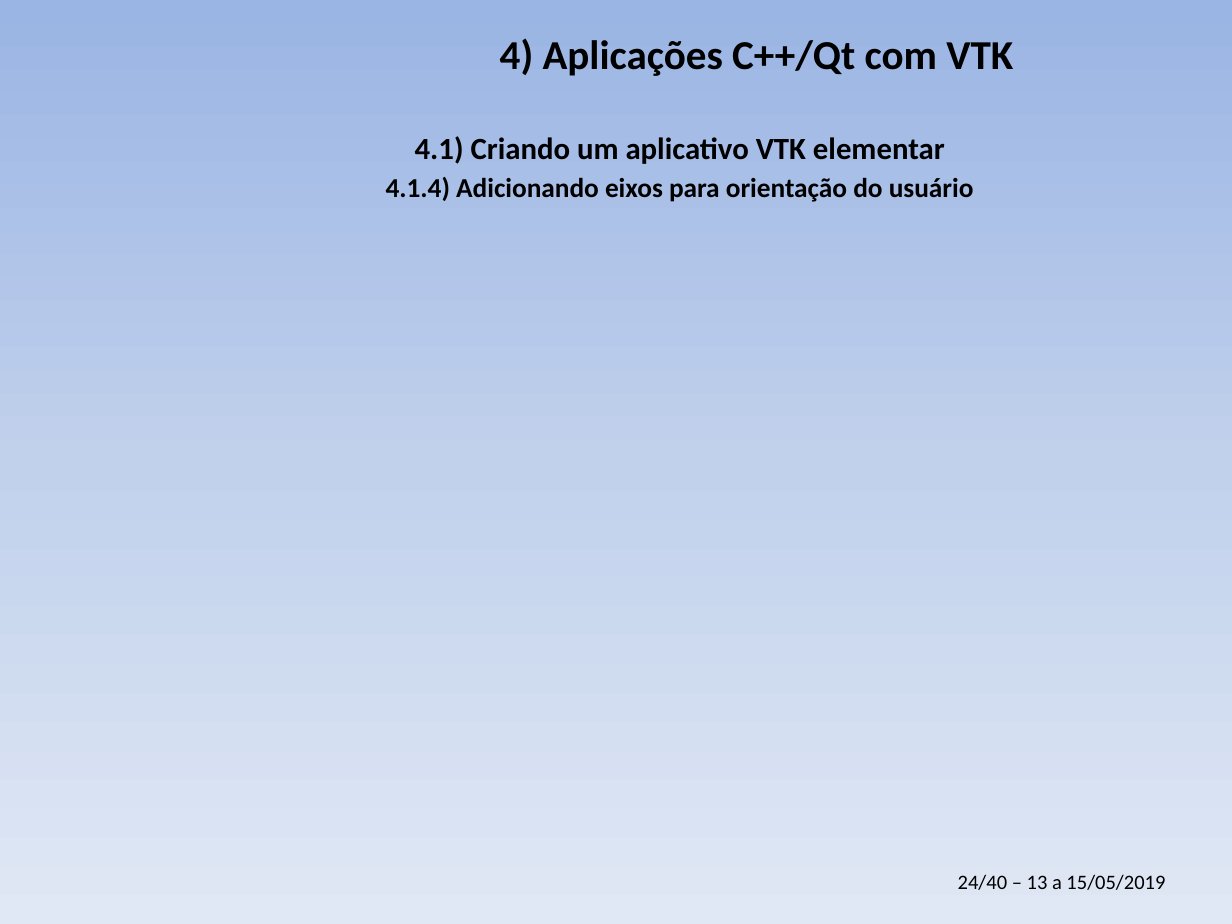
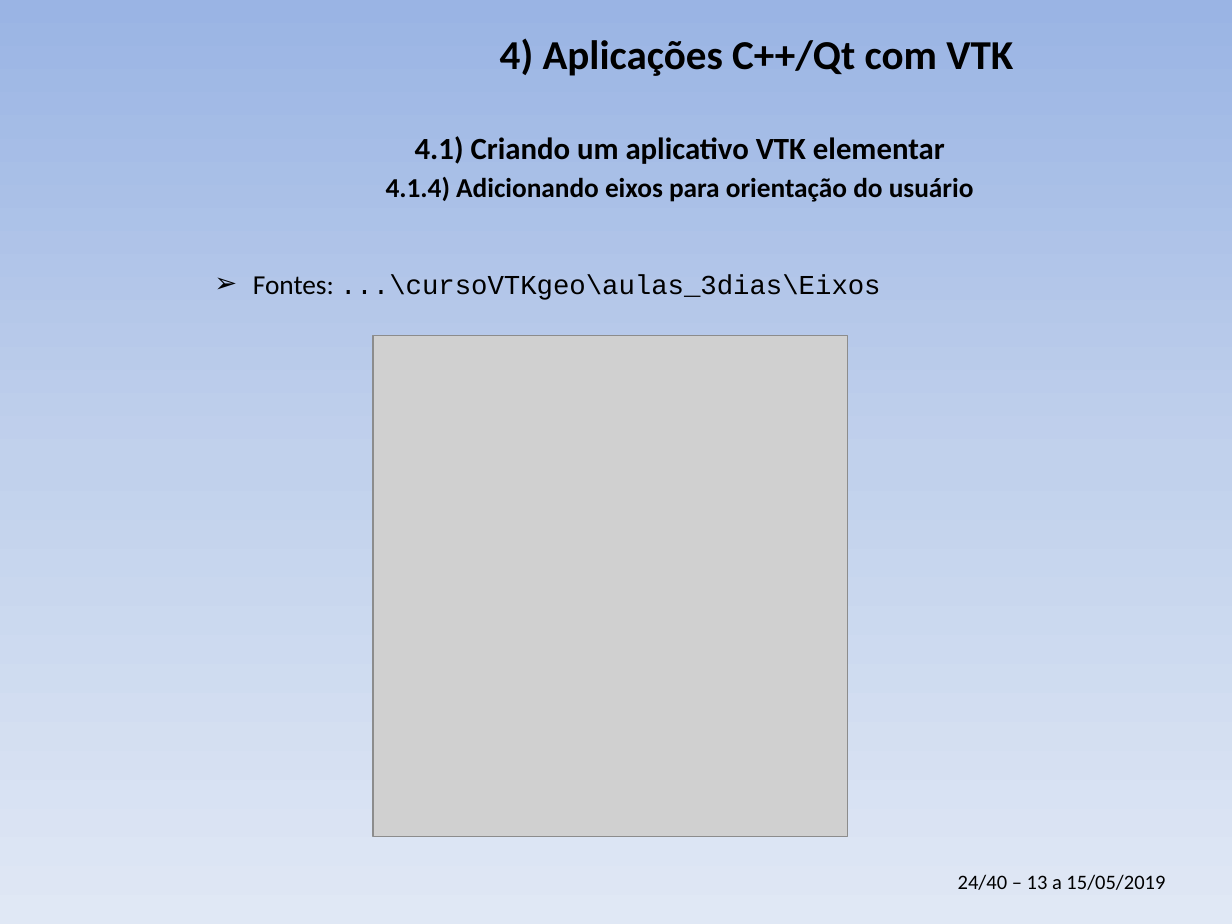
Before and after one commit to PauloCarvalhoRJ/cursoVTKgeo, a slide deck: slide 24 of aulas_3dias/slides_3dias.pptx. Drawn at 1232x924 pixels with LibreOffice and Linux fonts; fonts in the diff are those of the drawing; grey boxes stand for pictures; background and template pictures are left out. Boxes give left, top, right and bottom in pixels: in the first picture for what was removed or moved away, otherwise in the second. Text is boxed around its words. In the diff, an @@ line names an element or a change of style, - is before the commit and + after.

```diff
--- a/aulas_3dias/slides_3dias.pptx
+++ b/aulas_3dias/slides_3dias.pptx
@@ text added at [253,275,880,300], 16 pt, text #000000 @@
+➢ Fontes: ...\cursoVTKgeo\aulas_3dias\Eixos
@@ picture added at [373,336,848,838] @@
```
Also in this commit, not shown: 2 other slides changed.
